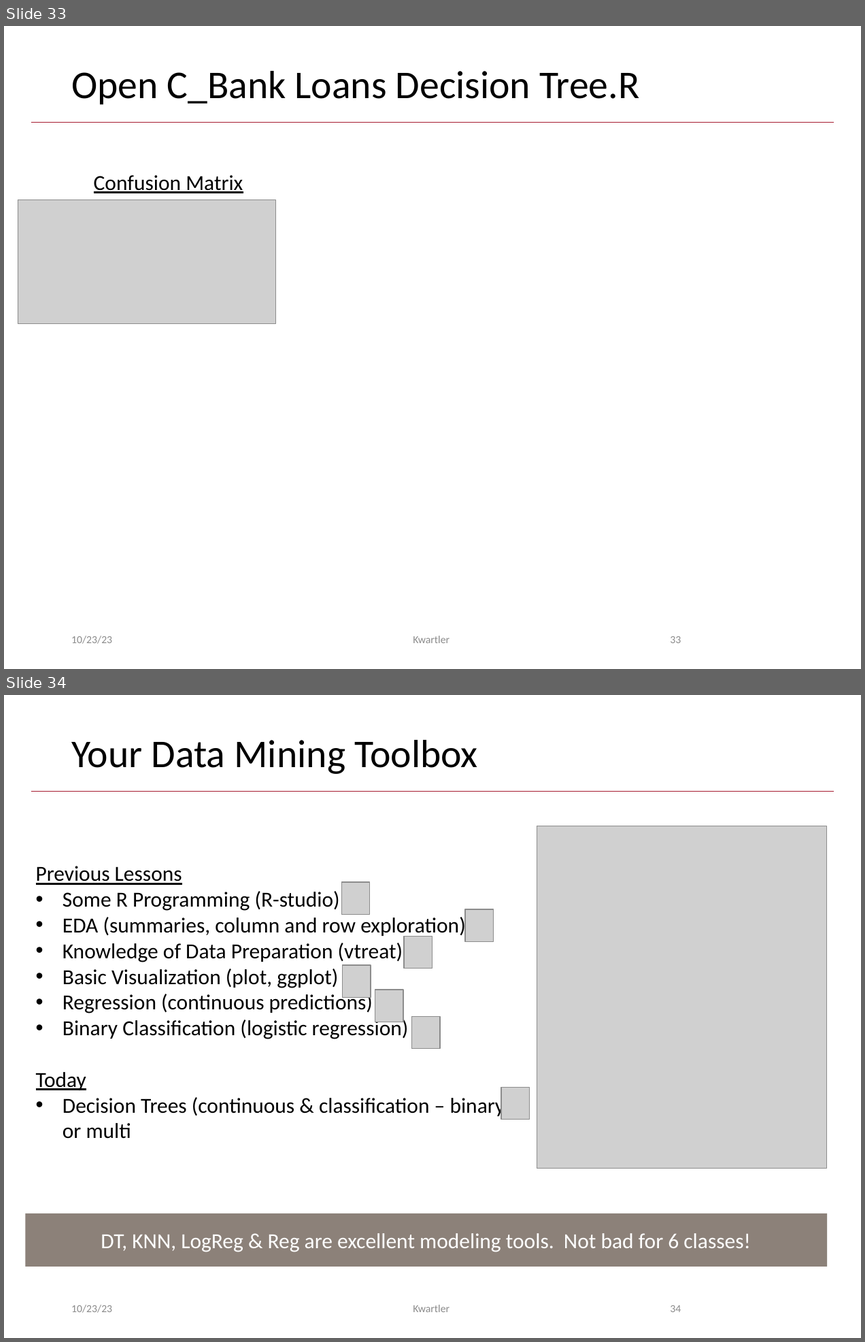
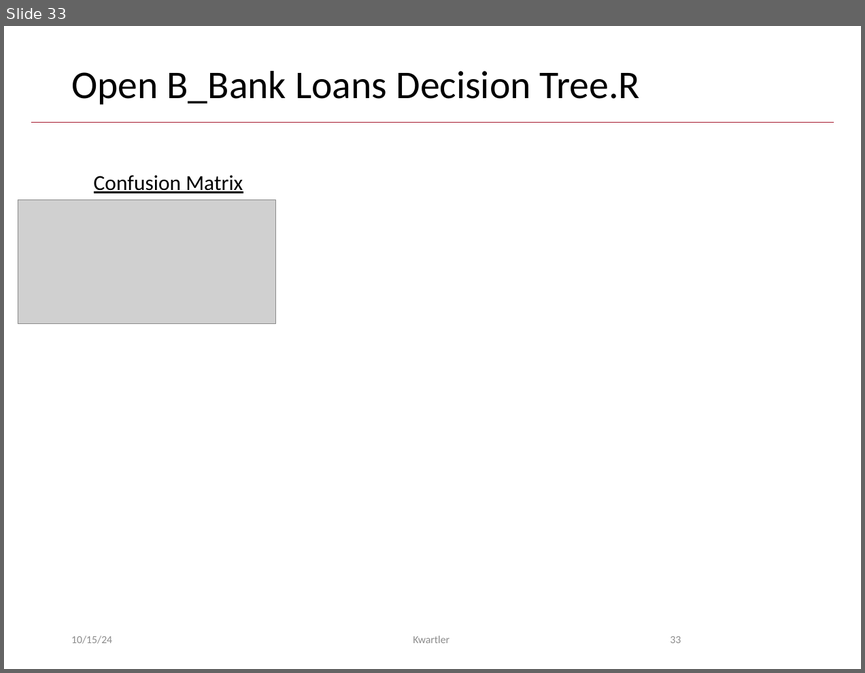
Before and after one commit to kwartler/Vienna_24, a slide deck: Fall_2024/day1/B_Decision Trees.pptx. Shown one above the other, each under a label of ours: slides 33 and 34 before the commit, slide 33 after it. The pictures are 865x1342 and 865x673 pixels, drawn with LibreOffice and Linux fonts; fonts in the diff are those of the drawing; grey boxes stand for pictures; background and template pictures are left out. Boxes give left, top, right and bottom in pixels: in the first picture for what was removed or moved away, otherwise in the second. Text is boxed around its words. In the diff, an @@ line names an element or a change of style, - is before the commit and + after.

```diff
--- a/Fall_2024/day1/B_Decision Trees.pptx
+++ b/Fall_2024/day1/B_Decision Trees.pptx
@@ slide 34 removed at [4, 695, 861, 1338], background #FFFFFF; not listed: 1 template element that a slide beside it also shows @@
@@ title removed at [71, 740, 478, 774] @@
-Your Data Mining Toolbox
@@ picture removed at [537, 826, 827, 1168] @@
@@ text removed at [36, 866, 505, 1138] @@
-Previous Lessons
-• Some R Programming (R-studio)
-• EDA (summaries, column and row exploration)
-• Knowledge of Data Preparation (vtreat)
-• Basic Visualization (plot, ggplot)
-• Regression (continuous predictions)
-• Binary Classification (logistic regression)
-Today
-• Decision Trees (continuous & classification – binary or multi
@@ picture removed at [341, 882, 370, 915] @@
@@ picture removed at [465, 909, 493, 942] @@
@@ picture removed at [404, 936, 432, 968] @@
@@ picture removed at [343, 965, 371, 998] @@
@@ picture removed at [375, 989, 403, 1022] @@
@@ picture removed at [412, 1016, 440, 1049] @@
@@ picture removed at [501, 1087, 529, 1120] @@
@@ rectangle removed at [26, 1213, 827, 1266] @@
-DT, KNN, LogReg & Reg are excellent modeling tools. Not bad for 6 classes!
@@ text removed at [71, 1304, 112, 1312] @@
-10/23/23
@@ text removed at [413, 1304, 449, 1312] @@
-Kwartler
@@ page number removed at [670, 1305, 681, 1312] @@
-34
@@ slide 33 changed as well @@
@@ title at [71, 71, 640, 105]: text changed @@
-Open C_Bank Loans Decision Tree.R
+Open B_Bank Loans Decision Tree.R
@@ text at [71, 635, 112, 643]: text changed @@
-10/23/23
+10/15/24
```
Also in this commit, not shown: 32 other slides changed, 33 other files.
